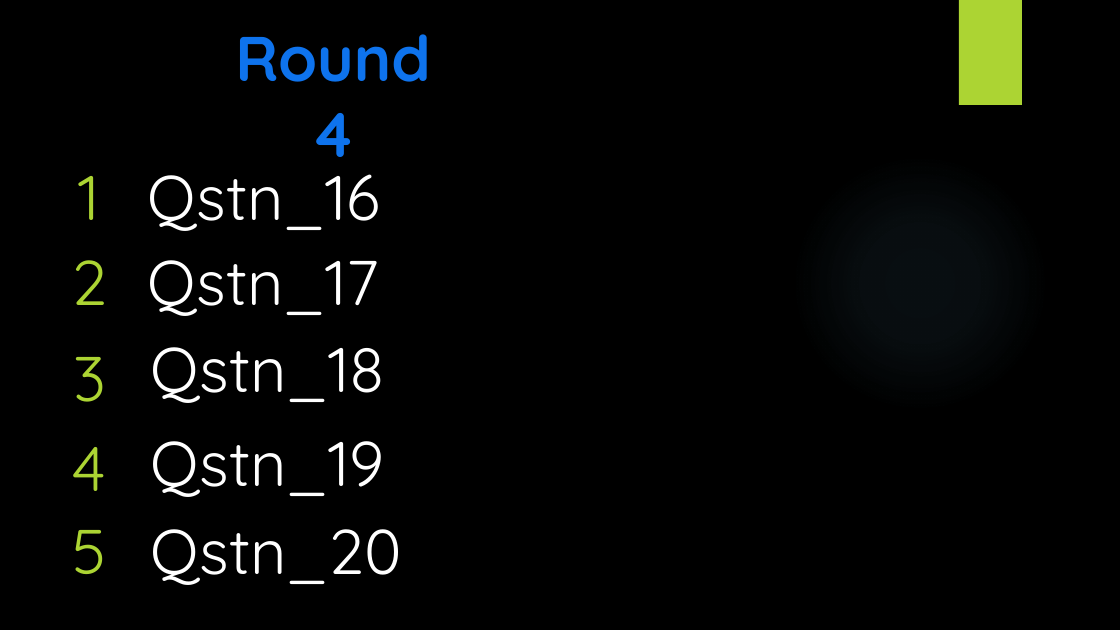
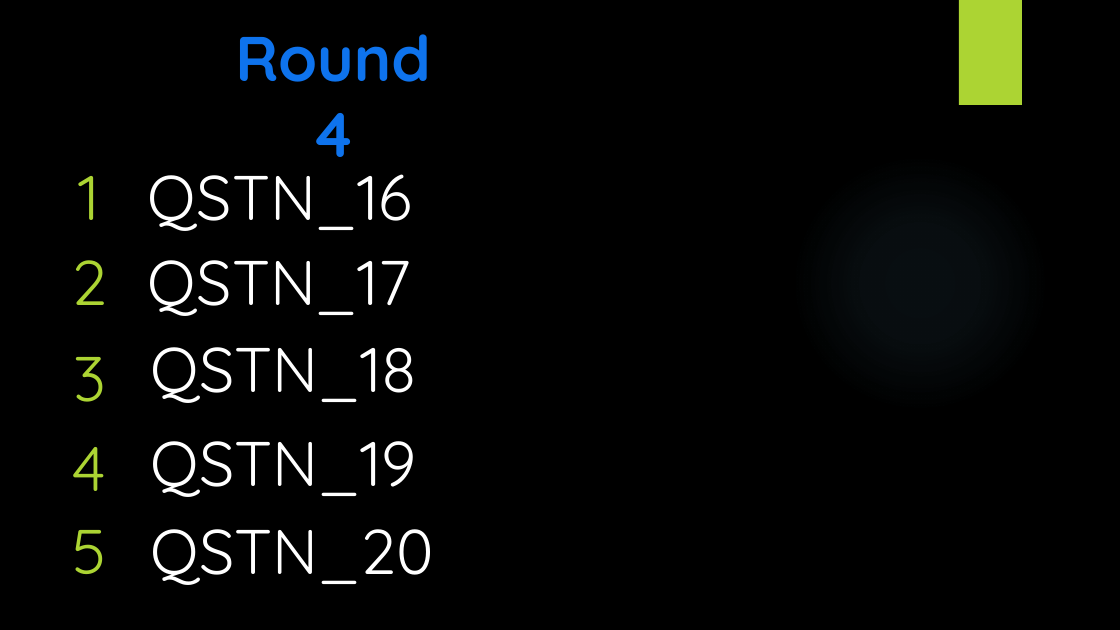
Before and after one commit to svstoichkov/Quiztroller, a slide deck: slide 23 of Pop Template.pptx. Drawn at 1120x630 pixels with LibreOffice and Linux fonts; fonts in the diff are those of the drawing; background and template pictures are left out. Boxes give left, top, right and bottom in pixels: in the first picture for what was removed or moved away, otherwise in the second. Text is boxed around its words. In the diff, an @@ line names an element or a change of style, - is before the commit and + after.

Commit message:
template fix

```diff
--- a/Pop Template.pptx
+++ b/Pop Template.pptx
@@ text at [148, 155, 413, 231]: text changed @@
-Qstn_16
+QSTN_16
@@ text at [148, 260, 412, 316]: text changed @@
-Qstn_17
+QSTN_17
@@ text at [151, 347, 418, 403]: text changed @@
-Qstn_18
+QSTN_18
@@ text at [151, 441, 417, 497]: text changed @@
-Qstn_19
+QSTN_19
@@ text at [151, 529, 434, 585]: text changed @@
-Qstn_20
+QSTN_20
```
